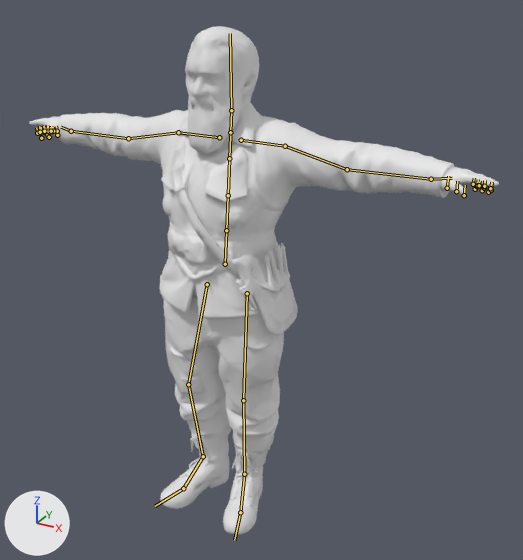
What one commit did to the glTF model assets/game/folk/veteran.glb.
The view is the same before and after, from a 50 mm camera at (1.238, -1.923, 1.939) aimed at (0.112, 0.124, 0.916). Arrows for +X, +Y and +Z are at lower left; the lights stay in place. The older version comes first. Both versions are drawn at the pose saved in each file; the numbers are the values there. The bones that change, and the others that lie on the model, are drawn over the model as lines.

Names of what the first picture shows: 'char1'.
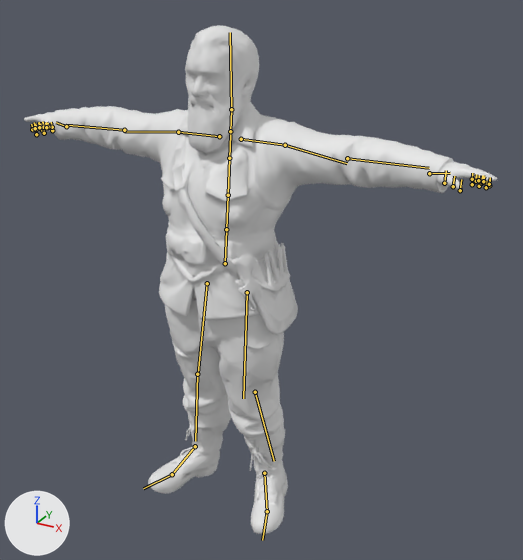
Where the change shows, as pixel boxes (x1, y1, x2, y2) in the pictures (523 x 560 px):
```json
{"object": "char1", "change": "posed", "before": [29, 26, 499, 534], "after": [24, 25, 497, 534]}
{"bone": "mixamorig:LeftArm", "before": "(285, 146) to (347, 169)", "after": "(285, 145) to (347, 163)"}
{"bone": "mixamorig:LeftForeArm", "before": "(347, 169) to (431, 179)", "after": "(347, 158) to (429, 168)"}
{"bone": "mixamorig:RightArm", "before": "(178, 132) to (128, 138)", "after": "(178, 132) to (124, 131)"}
{"bone": "mixamorig:RightForeArm", "before": "(128, 138) to (71, 131)", "after": "(124, 130) to (66, 125)"}
{"bone": "mixamorig:LeftLeg", "before": "(243, 400) to (244, 474)", "after": "(255, 392) to (274, 461)"}
{"bone": "mixamorig:RightUpLeg", "before": "(207, 284) to (188, 384)", "after": "(207, 283) to (197, 378)"}
{"bone": "mixamorig:RightLeg", "before": "(188, 384) to (203, 456)", "after": "(197, 374) to (195, 441)"}
```

The change, as JSON lines over the scene's bpy script:
```json
{"block": "bone_mixamorig_leftarm", "where": "bone_mixamorig_leftarm = bpy.data.objects['Armature'].pose.bones['mixamorig:LeftArm']  # child of 'mixamorig:LeftShoulder'"}
{"op": "set", "path": "bone_mixamorig_leftarm.rotation_quaternion", "old": "(1.0, 0.0, 0.0, 0.0)", "new": "(0.999, 0.004, 0.0, 0.044)", "note": "degrees (0, 0, 0) -> degrees (0, 0, 5)"}
{"block": "bone_mixamorig_leftforearm", "where": "bone_mixamorig_leftforearm = bpy.data.objects['Armature'].pose.bones['mixamorig:LeftForeArm']  # child of 'mixamorig:LeftArm'"}
{"op": "set", "path": "bone_mixamorig_leftforearm.rotation_quaternion", "old": "(1.0, 0.0, 0.0, 0.0)", "new": "(0.999, 0.042, -0.003, -0.015)", "note": "degrees (0, 0, 0) -> degrees (5, 0, -2)"}
{"block": "bone_mixamorig_rightarm", "where": "bone_mixamorig_rightarm = bpy.data.objects['Armature'].pose.bones['mixamorig:RightArm']  # child of 'mixamorig:RightShoulder'"}
{"op": "set", "path": "bone_mixamorig_rightarm.rotation_quaternion", "old": "(1.0, 0.0, 0.0, 0.0)", "new": "(0.998, 0.017, -0.001, -0.061)", "note": "degrees (0, 0, 0) -> degrees (2, 0, -7)"}
{"block": "bone_mixamorig_rightforearm", "where": "bone_mixamorig_rightforearm = bpy.data.objects['Armature'].pose.bones['mixamorig:RightForeArm']  # child of 'mixamorig:RightArm'"}
{"op": "set", "path": "bone_mixamorig_rightforearm.rotation_quaternion", "old": "(1.0, 0.0, 0.0, 0.0)", "new": "(0.997, 0.014, -0.001, 0.071)", "note": "degrees (0, 0, 0) -> degrees (2, 0, 8)"}
{"block": "bone_mixamorig_leftleg", "where": "bone_mixamorig_leftleg = bpy.data.objects['Armature'].pose.bones['mixamorig:LeftLeg']  # child of 'mixamorig:LeftUpLeg'"}
{"op": "set", "path": "bone_mixamorig_leftleg.rotation_quaternion", "old": "(1.0, 0.0, 0.0, 0.0)", "new": "(0.994, 0.05, -0.017, -0.093)", "note": "degrees (0, 0, 0) -> degrees (6, -1, -11)"}
{"block": "bone_mixamorig_rightupleg", "where": "bone_mixamorig_rightupleg = bpy.data.objects['Armature'].pose.bones['mixamorig:RightUpLeg']  # child of 'mixamorig:Hips'"}
{"op": "set", "path": "bone_mixamorig_rightupleg.rotation_quaternion", "old": "(1.0, 0.0, 0.0, 0.0)", "new": "(0.997, 0.076, 0.004, -0.009)", "note": "degrees (0, 0, 0) -> degrees (9, 1, -1)"}
{"block": "bone_mixamorig_rightleg", "where": "bone_mixamorig_rightleg = bpy.data.objects['Armature'].pose.bones['mixamorig:RightLeg']  # child of 'mixamorig:RightUpLeg'"}
{"op": "set", "path": "bone_mixamorig_rightleg.rotation_quaternion", "old": "(1.0, 0.0, 0.0, 0.0)", "new": "(0.991, -0.102, 0.013, 0.091)", "note": "degrees (0, 0, 0) -> degrees (-12, 2, 10)"}
```
